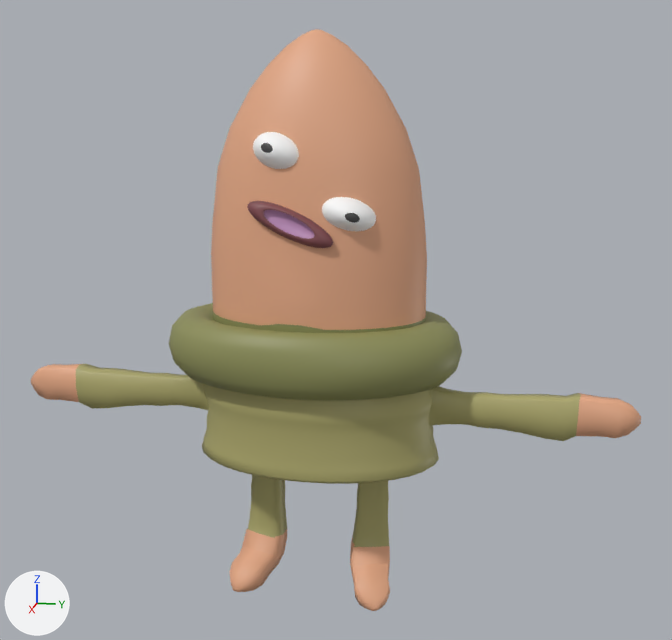
The Blender file RBDCivilization/Assets/Models/Modelos_buenos/panecillosDelSur.blend as it was, and as the next commit left it.
Before and after are seen from a camera (50 mm lens) standing at (5.79, 1.32, 0.5) and looking at (-0.03, 0.16, -0.95). The axes (+X, +Y, +Z) are drawn at lower left. The lights are the same throughout.

The older version as bpy lines, for what is in view:
```python
me_cylinder_005 = bpy.data.meshes.new('Cylinder.005')
me_cylinder_005.from_pydata(...)  # 2395 vertices, 2251 faces; spans x -13.7..29.6, y -5.0..8.5, z -22.0..1.3
me_cylinder_005.polygons.foreach_set('use_smooth', [True] * 2251)
# faces by material slot: [627, 607, 652, 236, 2, 126, 1]
me_cylinder_005.materials.append(mat_material_001)  # yellow #aca76c
me_cylinder_005.materials.append(mat_material_002)  # beige #e5a985
me_cylinder_005.materials.append(mat_material_003)  # yellow #8e905a
me_cylinder_005.materials.append(mat_material_004)  # white #ffffff
me_cylinder_005.materials.append(mat_material_005)  # black #424242
me_cylinder_005.materials.append(mat_material_006)  # brown #814a4f
me_cylinder_005.materials.append(mat_material_007)  # pink #be8ebd
ob_cylinder_005 = bpy.data.objects.new('Cylinder.005', me_cylinder_005)
ob_cylinder_005.location = (0.476, -0.03, -0.255)
ob_cylinder_005.rotation_euler = (-1.119, 1.131, -1.159)  # degrees (-64, 65, -66)
ob_cylinder_005.scale = (0.0829, 0.283, 0.0573)
```
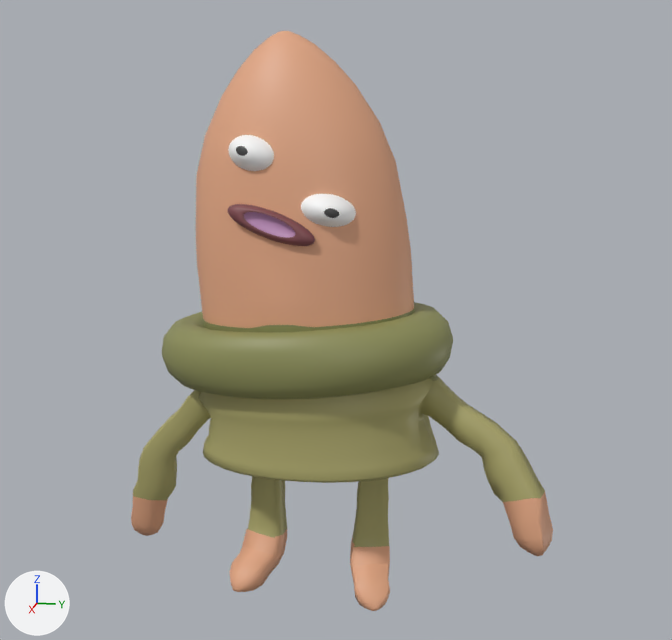
The newer file adds an action. The first version stands in its rest pose; the second is drawn at frame 0 of the action 'ArmatureAction'.

Boxes [x1, y1, x2, y2] around the edits, measured in the pictures (672 x 640 px; the box of a moved part takes in the faces that stretch with it):
'Cylinder.005', reshaped (31% narrower): before [31, 29, 641, 611]; after [131, 31, 553, 611]
part 1 of me_cylinder_005, moved or reshaped: before [247, 201, 333, 248]; after [227, 204, 315, 246]
part 2 of me_cylinder_005, moved or reshaped: before [253, 132, 299, 169]; after [228, 135, 274, 171]
part 3 of me_cylinder_005, moved or reshaped: before [322, 197, 376, 231]; after [301, 194, 356, 227]
part 4 of me_cylinder_005, moved or reshaped: before [31, 29, 641, 484]; after [131, 31, 553, 556]

What changed in the scene script:
```text
Change me_cylinder_005:
    used by ob_cylinder_005; location = (0.476, -0.03, -0.255); rotation_euler = (-1.119, 1.131, -1.159), in degrees (-64, 65, -66); scale = (0.0829, 0.283, 0.0573)
    remove me_cylinder_005.from_pydata(...)  # 2395 vertices, 2251 faces; spans x -13.7..29.6, y -5.0..8.5, z -22.0..1.3
    add me_cylinder_005.from_pydata(...)  # 2395 vertices, 2251 faces; spans x -12.7..31.3, y -2.9..7.9, z -22.0..1.2
    me_cylinder_005 part 1: the loose piece of 160 vertices spanning x -1.0..1.0, y -1.0..1.0, z -1.0..0.2 is multiplied about its middle by the matrix ((0.997, -0.267, 0.002), (0.023, 0.997, -0.001), (-0.003, 0.037, 1.0)), then moved by (0.6, -0.4, 0.0)
    me_cylinder_005 part 2: the loose piece of 160 vertices spanning x -5.6..-3.0, y -1.5..-0.4, z -1.4..1.3 is multiplied about its middle by the matrix ((0.997, -0.267, 0.002), (0.023, 0.997, -0.001), (-0.003, 0.037, 1.0)), then moved by (0.9, -0.5, -0.1)
    me_cylinder_005 part 3: the loose piece of 141 vertices spanning x -3.7..-1.2, y 0.4..1.6, z -2.5..0.4 is multiplied about its middle by the matrix ((0.997, -0.267, 0.002), (0.023, 0.997, -0.001), (-0.003, 0.037, 1.0)), then moved by (0.4, -0.4, 0.0)
    me_cylinder_005 part 4: 1587 of 2395 vertices moved; they spanned x -13.7..22.6, y -5.0..8.5, z -21.8..0.1 and now span x -12.7..31.3, y -2.9..7.9, z -21.8..0.0; mean shift (1.2, -0.1, -0.2); largest move (2.2, 8.5, -12.0) -> (14.9, 7.9, -10.0)
```
